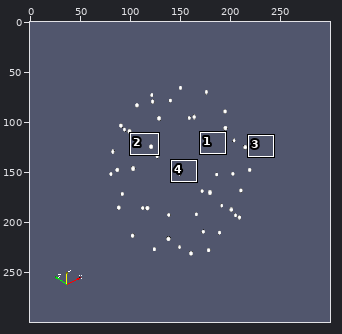
Sprite sheet -- Baseline/MantaSSImage.png. The first picture is a wide view before the edit; the outline marks the close-up.
Close-up. Before the edit:
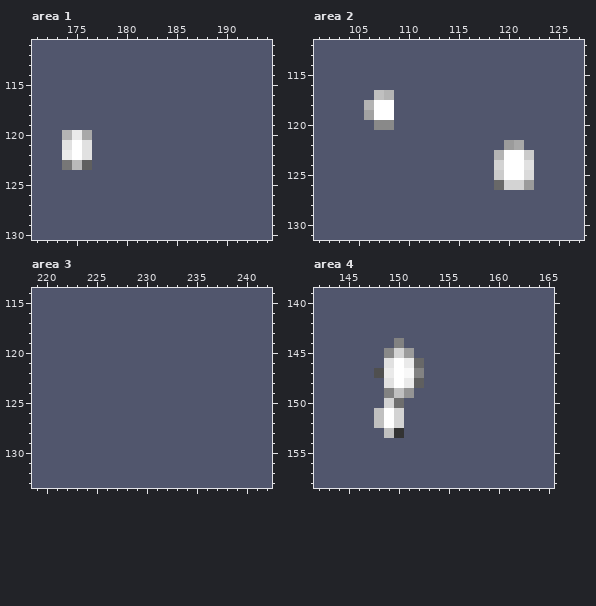
The file is 300x300 pixels. Colours within 5 levels of each other are drawn and written as one. Shown: area 1: x 171..194, y 111..130; area 2: x 101..127, y 112..131; area 3: x 219..242, y 114..133; area 4: x 142..165, y 139..158. The commit also changed other parts of the picture, which this record leaves out.
After the commit:
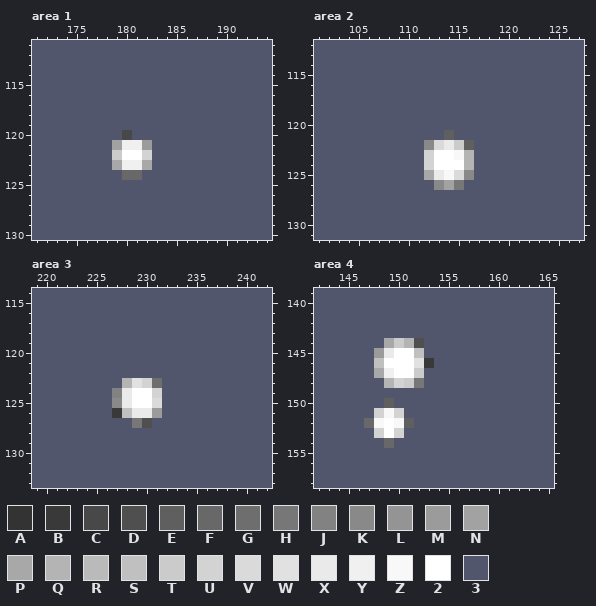
Palette (. is transparent): A #333333  B #393939  C #484848  D #4f4f4f  E #5f5f5f  F #686868  G #6e6e6e  H #777777  J #828282  K #898989  L #949494  M #9b9b9b  N #a2a2a2  P #a8a8a8  Q #b4b4b4  R #bababa  S #c0c0c0  T #cbcbcb  U #d3d3d3  V #dadada  W #e1e1e1  X #eaeaea  Y #f0f0f0  Z #f8f8f8  2 #ffffff  3 #51566d
Change:
Area 1:
y 120: x 174..176 QXP -> 333; x 180 3 -> C
y 121: x 174..176 W2W -> 333; x 179..182 3333 -> NYYM
y 122: x 174..176 X2W -> 333; x 179..182 3333 -> T22U
y 123: x 174..176 HRE -> 333; x 179..182 3333 -> PYYP
y 124: x 180..181 33 -> FF
Area 2:
y 117: x 107..108 SQ -> 33
y 118: x 106..108 Q22 -> 333
y 119: x 106..108 N22 -> 333
y 120: x 107..108 KK -> 33
y 121: x 114 3 -> E
y 122: x 112..116 33333 -> KVXTE; x 120..121 MP -> 33
y 123: x 112..116 33333 -> U22ZQ; x 119..122 Q22T -> 3333
y 124: x 112..116 33333 -> U222Q; x 119..122 U22W -> 3333
y 125: x 112..116 33333 -> PXZVK; x 119..122 T22V -> 3333
y 126: x 113..115 333 -> KNH; x 119..122 FUUM -> 3333
Area 3:
y 123: x 228..231 3333 -> QWUG
y 124: x 227..231 33333 -> JX22U
y 125: x 227..231 33333 -> KX22V
y 126: x 227..231 33333 -> BSXXM
y 127: x 229..230 33 -> HD
Area 4:
y 144: x 149..152 3J33 -> PTQD
y 145: x 148..152 3KUM3 -> MX22S
y 146: x 148..149 3W -> S2; x 151..153 XF3 -> 2WB
y 147: x 148..149 DX -> PY; x 151..152 ZJ -> 2T
y 148: x 149..152 W2XE -> QUTH
y 149: x 149..151 JSL -> 333
y 150: x 149..150 UG -> E3
y 151: x 148..149 S2 -> UZ
y 152: x 147..148 3S -> FZ; x 150..151 U3 -> ZE
y 153: x 148..150 3SA -> U2U
y 154: x 149 3 -> F
Pixel boxes of the changes (left, top, right, bottom) in both close-ups:
changed: (62, 130, 152, 180)
changed: (364, 90, 534, 190)
changed: (112, 378, 162, 428)
changed: (364, 338, 434, 448)
